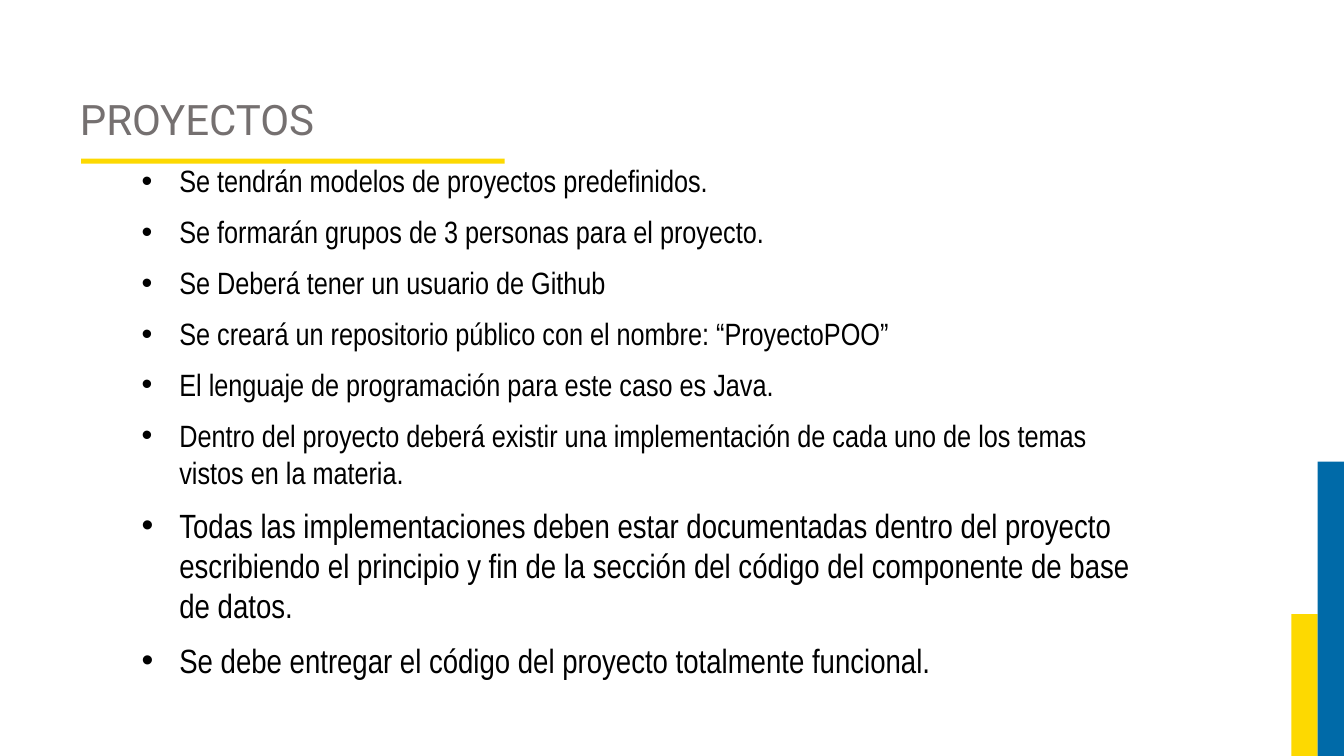
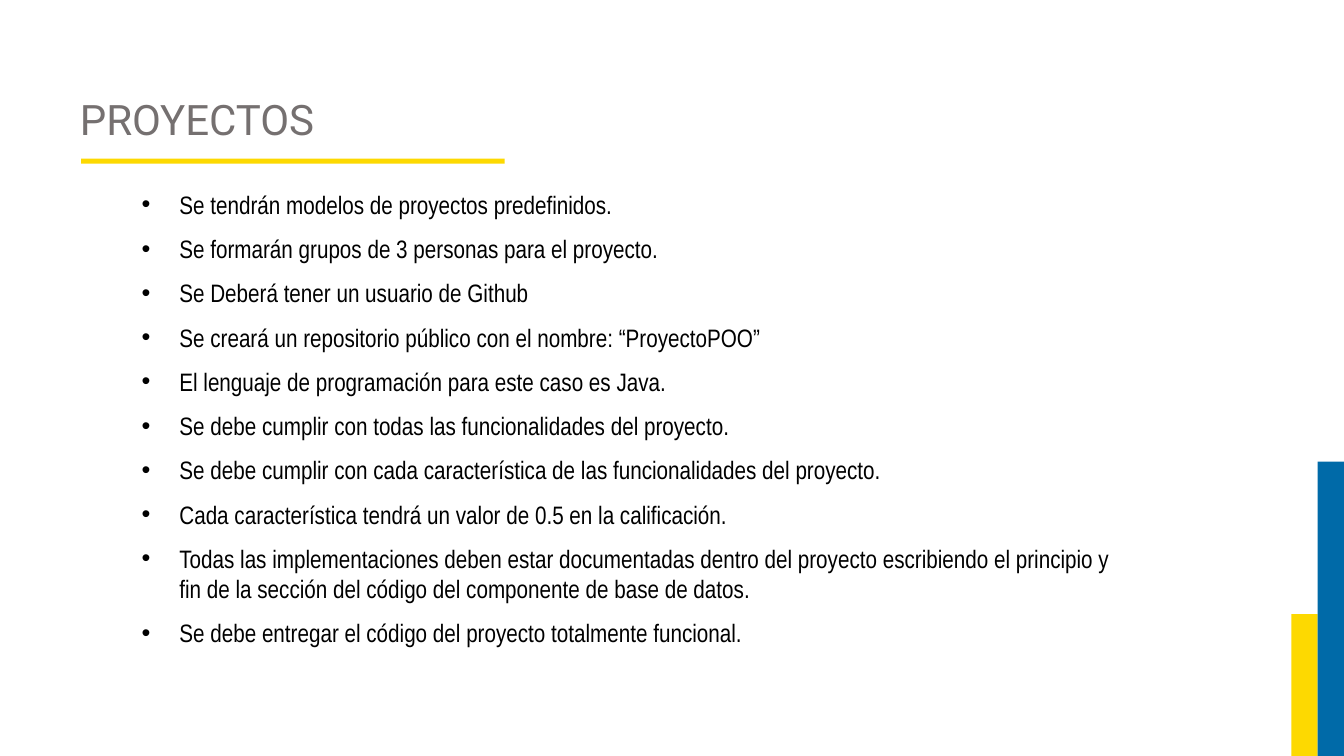
Before and after one commit to JorgeAlejandroAguirreGutierrez/proyecto-luis, a slide deck: slide 11 of Curso Programacion Orientada a Objetos/DIAPOSITIVAS POO.pptx. Drawn at 1344x756 pixels with LibreOffice and Linux fonts; fonts in the diff are those of the drawing; background and template pictures are left out. Boxes give left, top, right and bottom in pixels: in the first picture for what was removed or moved away, otherwise in the second. Text is boxed around its words. In the diff, an @@ line names an element or a change of style, - is before the commit and + after.

```diff
--- a/Curso Programacion Orientada a Objetos/DIAPOSITIVAS POO.pptx
+++ b/Curso Programacion Orientada a Objetos/DIAPOSITIVAS POO.pptx
@@ text "Se tendrán modelos de proyectos ...": place and size @@
-text "Se tendrán modelos de proyectos ..." at [179, 169, 1129, 679]
+text "Se tendrán modelos de proyectos ..." at [179, 195, 1108, 648]
@@ text at [179, 195, 1108, 648]: size 22 to 18 pt in "Se tendrán modelos de proyectos predefinidos.", "Se formarán grupos de 3 personas para ...", "Se Deberá tener un usuario de Github", "Se creará un repositorio público con el ..." and 1 more places; size 24 to 18 pt in "Todas las implementaciones deben estar documentadas dentro ...", "Se debe entregar el código del proyecto ..." @@
@@ text at [179, 416, 881, 525]: text changed; size 22 to 18 pt @@
-• Dentro del proyecto deberá existir una implementación de cada uno de los temas vistos en la materia.
+• Se debe cumplir con todas las funcionalidades del proyecto.
+• Se debe cumplir con cada característica de las funcionalidades del proyecto.
+• Cada característica tendrá un valor de 0.5 en la calificación.
```
Also in this commit, not shown: 3 slides removed, 22 other files.
